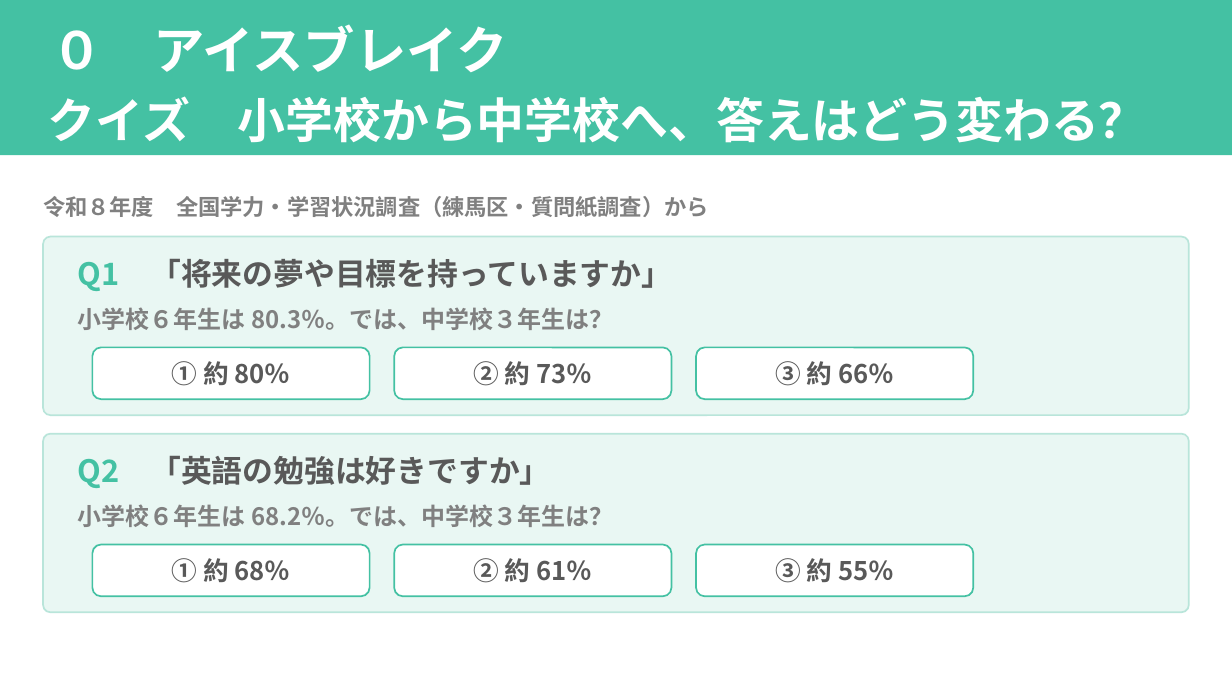
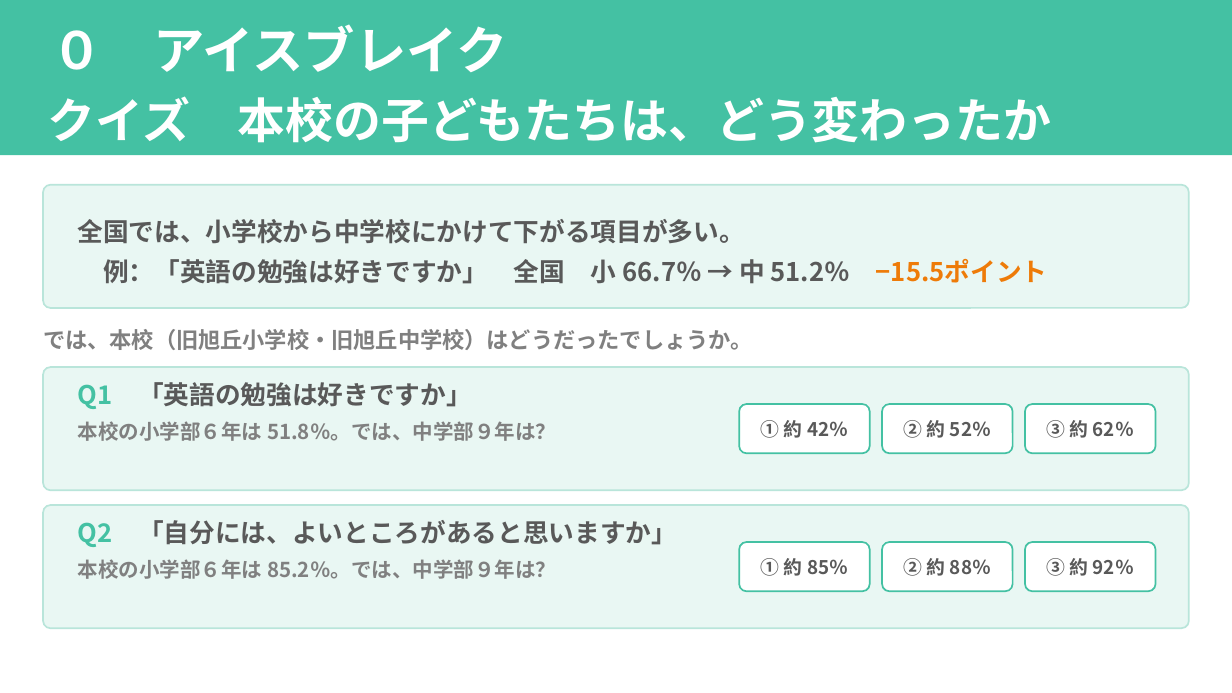
Before and after one commit to contynet730-star/con30, a slide deck: slide 3 of 指導課訪問_みらい青空学園/指導課訪問_５校時指導助言資料_みらい青空学園.pptx. Drawn at 1232x693 pixels with LibreOffice and Linux fonts; fonts in the diff are those of the drawing. Boxes give left, top, right and bottom in pixels: in the first picture for what was removed or moved away, otherwise in the second. Text is boxed around its words. In the diff, an @@ line names an element or a change of style, - is before the commit and + after.

```diff
--- a/指導課訪問_みらい青空学園/指導課訪問_５校時指導助言資料_みらい青空学園.pptx
+++ b/指導課訪問_みらい青空学園/指導課訪問_５校時指導助言資料_みらい青空学園.pptx
@@ text in rectangle at box(48, 96, 1051, 143): text changed @@
-クイズ 小学校から中学校へ、答えはどう変わる？
+クイズ 本校の子どもたちは、どう変わったか
@@ proportions changed in 6 elements at box(882, 542, 1013, 591), box(882, 404, 1013, 453), box(739, 542, 870, 591), box(43, 505, 1189, 628), box(739, 404, 870, 453), box(43, 185, 1189, 308) @@
@@ rounded rectangle: place and size @@
-rounded rectangle at box(43, 237, 1189, 415)
+rounded rectangle at box(43, 185, 1189, 308)
@@ text removed at box(43, 196, 709, 217) @@
-令和８年度 全国学力・学習状況調査（練馬区・質問紙調査）から
@@ text added at box(78, 219, 1048, 284), 15 pt, text #595959, bold @@
+全国では、小学校から中学校にかけて下がる項目が多い。
+例：「英語の勉強は好きですか」 全国 小 66.7％ → 中 51.2％ −15.5ポイント
@@ text at box(43, 329, 753, 350): text changed; size 18 to 13 pt; text colour #595959 to #808080 @@
-Q1 「将来の夢や目標を持っていますか」
+では、本校（旧旭丘小学校・旧旭丘中学校）はどうだったでしょうか。
@@ text removed at box(78, 307, 613, 330) @@
-小学校６年生は 80.3％。では、中学校３年生は？
@@ rounded rectangle removed at box(92, 347, 370, 399) @@
@@ rounded rectangle added at box(43, 367, 1189, 490), fill #E9F7F3, outline #B9E5DA 1 pt @@
@@ text at box(78, 382, 472, 409): text changed; size 18 to 15 pt @@
-Q2 「英語の勉強は好きですか」
+Q1 「英語の勉強は好きですか」
@@ text removed at box(172, 361, 291, 386) @@
-① 約 80％
@@ rounded rectangle: place and size @@
-rounded rectangle at box(394, 347, 671, 399)
+rounded rectangle at box(739, 404, 870, 453)
@@ rounded rectangle: place and size @@
-rounded rectangle at box(696, 347, 973, 399)
+rounded rectangle at box(882, 404, 1013, 453)
@@ rounded rectangle added at box(1025, 404, 1156, 453), fill #FFFFFF, outline #44C1A3 1 pt @@
@@ text added at box(78, 421, 556, 441), 12 pt, text #808080, bold @@
+本校の小学部６年は 51.8％。では、中学部９年は？
@@ text at box(761, 420, 848, 438): text changed; size 15 to 11 pt @@
-② 約 73％
+① 約 42％
@@ text at box(904, 420, 991, 438): text changed; size 15 to 11 pt @@
-③ 約 66％
+② 約 52％
@@ text added at box(1047, 420, 1134, 438), 11 pt, text #595959, bold @@
+③ 約 62％
@@ rounded rectangle: place and size @@
-rounded rectangle at box(43, 434, 1189, 612)
+rounded rectangle at box(43, 505, 1189, 628)
@@ text removed at box(78, 504, 613, 527) @@
-小学校６年生は 68.2％。では、中学校３年生は？
@@ text added at box(78, 520, 677, 547), 15 pt, text #595959, bold @@
+Q2 「自分には、よいところがあると思いますか」
@@ text at box(78, 559, 556, 579): text changed; size 15 to 12 pt; text colour #595959 to #808080 @@
-① 約 68％
+本校の小学部６年は 85.2％。では、中学部９年は？
@@ rounded rectangle removed at box(92, 545, 370, 596) @@
@@ rounded rectangle: place and size @@
-rounded rectangle at box(394, 545, 671, 596)
+rounded rectangle at box(739, 542, 870, 591)
@@ text at box(761, 558, 848, 576): text changed; size 15 to 11 pt @@
-② 約 61％
+① 約 85％
@@ rounded rectangle: place and size @@
-rounded rectangle at box(696, 545, 973, 596)
+rounded rectangle at box(882, 542, 1013, 591)
@@ text at box(904, 558, 991, 576): text changed; size 15 to 11 pt @@
-③ 約 55％
+② 約 88％
@@ rounded rectangle added at box(1025, 542, 1156, 591), fill #FFFFFF, outline #44C1A3 1 pt @@
@@ text added at box(1047, 558, 1134, 576), 11 pt, text #595959, bold @@
+③ 約 92％
```
Also in this commit, not shown: 2 other slides changed, 1 slide added, 1 slide removed, 4 other files.
